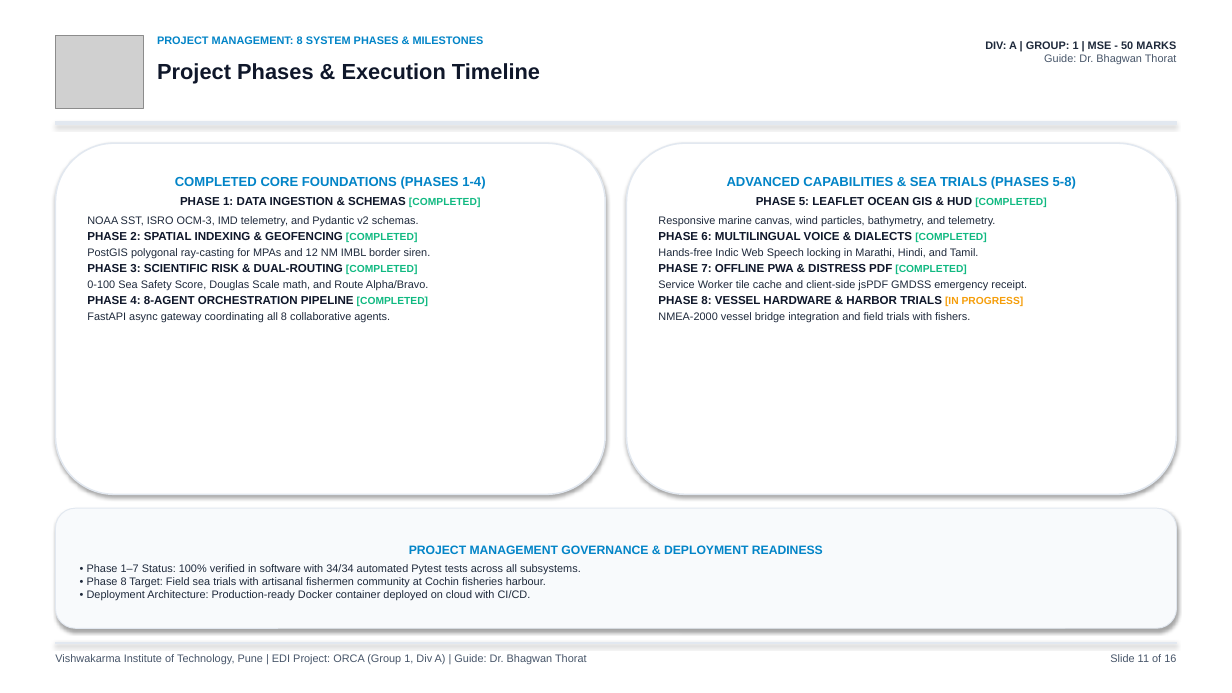
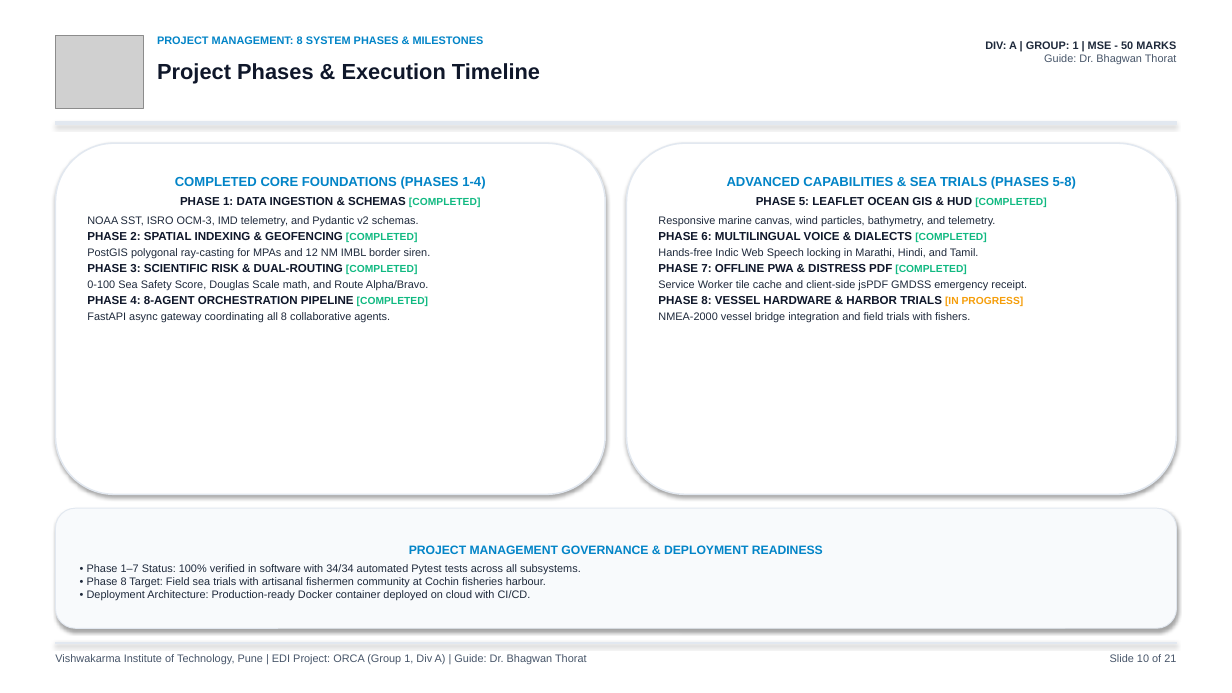
Before and after one commit to akash20065ray-sys/ORCA, a slide deck: slide 10 of ORCA_VIT_EDI_Presentation.pptx (slide 11 before the commit). Drawn at 1232x693 pixels with LibreOffice and Linux fonts; fonts in the diff are those of the drawing; grey boxes stand for pictures. Boxes give left, top, right and bottom in pixels: in the first picture for what was removed or moved away, otherwise in the second. Text is boxed around its words. In the diff, an @@ line names an element or a change of style, - is before the commit and + after.

```diff
--- a/ORCA_VIT_EDI_Presentation.pptx
+++ b/ORCA_VIT_EDI_Presentation.pptx
@@ text at (1110, 654, 1176, 662): text changed @@
-Slide 11 of 16
+Slide 10 of 21
```
Also in this commit, not shown: 12 other slides changed, 8 slides added, 3 slides removed, 3 other files.
